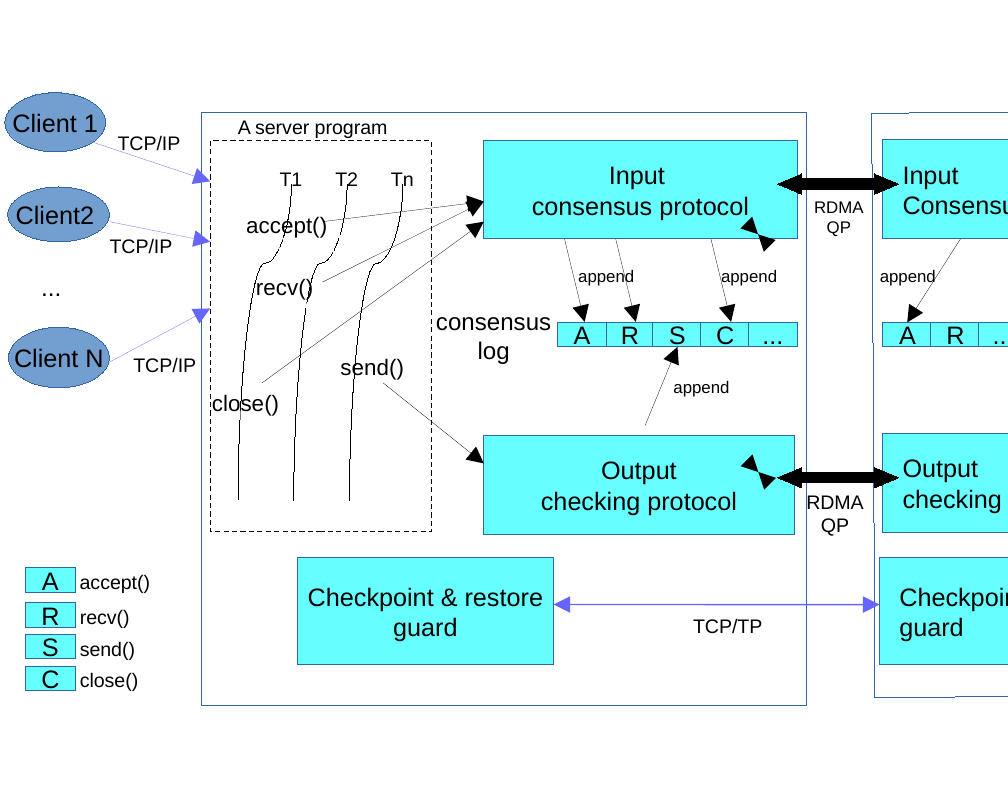
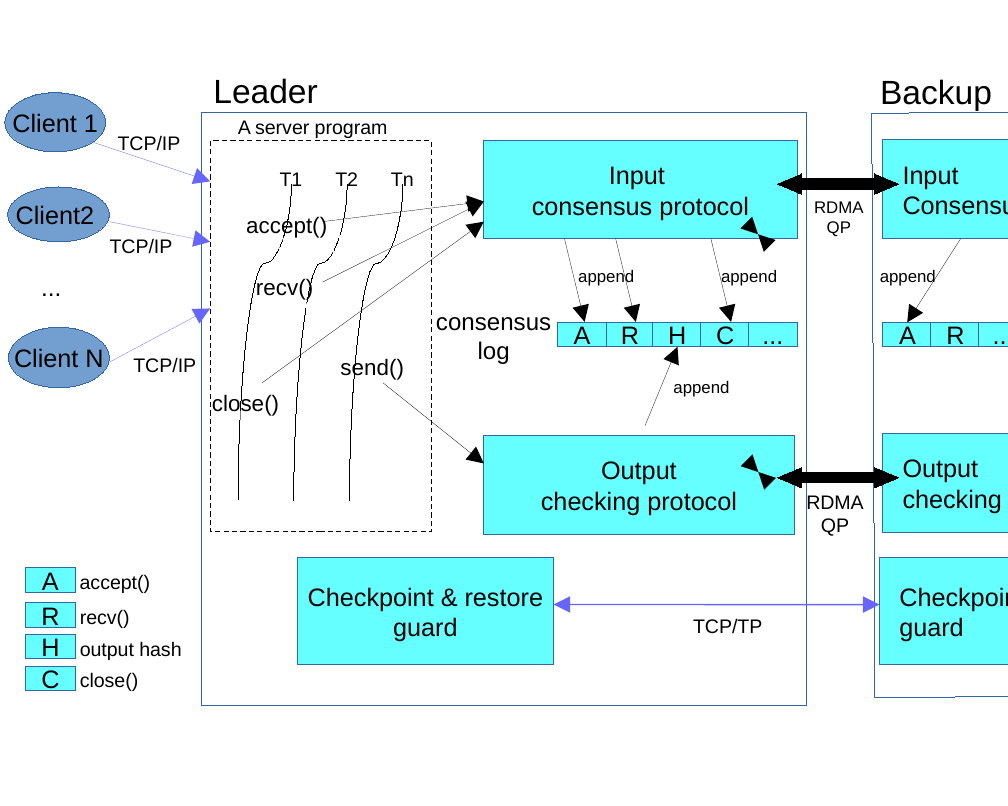
Before and after one commit to MichaelXSChen/RS-paper, a slide deck: slide 1 of figures/arch.odp. Drawn at 1008x806 pixels with LibreOffice and Linux fonts; fonts in the diff are those of the drawing. Boxes give left, top, right and bottom in pixels: in the first picture for what was removed or moved away, otherwise in the second. Text is boxed around its words. In the diff, an @@ line names an element or a change of style, - is before the commit and + after.

```diff
--- a/figures/arch.odp
+++ b/figures/arch.odp
@@ text added at <box>213,78,317,104</box>, 12 pt, text #000000 @@
+Leader
@@ text added at <box>880,79,992,110</box>, 12 pt, text #000000 @@
+Backup
@@ text in rectangle at <box>668,326,686,350</box>: text changed @@
-S
+H
@@ text in rectangle at <box>41,638,59,662</box>: text changed @@
-S
+H
@@ text at <box>80,641,181,660</box>: text changed @@
-send()
+output hash
```
Also in this commit, not shown: 2 other files.
